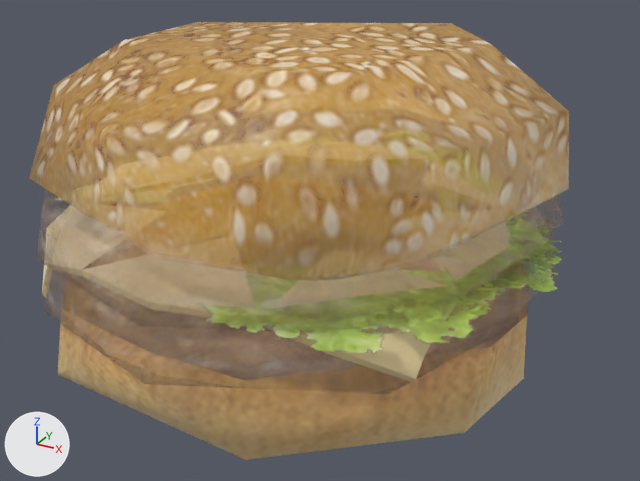
The FBX model Assets/AddedAssets/Burgers/burger_big.fbx: old version first, new version second.
Before and after are seen from a 50 mm lens placed at (0.1168, -0.2009, 0.0961), pointed at (0.0064, -0.0001, -0.0043). Lighting does not change. The marker at lower left points along +X, +Y and +Z. The picture after the commit comes second. Where no turn or scale is listed for an object, it has been applied to the vertices.

Script lines for the objects in view, before the commit:
```python
me_mesh_010 = bpy.data.meshes.new('Mesh.010')
me_mesh_010.from_pydata(...)  # 35 vertices, 55 faces; spans x -0.0651..0.0709, y -0.0645..0.0687, z -0.0209..0.0203
me_mesh_010.materials.append(mat_material_003)
me_mesh_011 = bpy.data.meshes.new('Mesh.011')
me_mesh_011.from_pydata(...)  # 25 vertices, 37 faces; spans x -0.068..0.0675, y -0.0666..0.0674, z -0.0103..0.0113
me_mesh_011.materials.append(mat_fast_food_dood_003)
me_mesh_023 = bpy.data.meshes.new('Mesh.023')
me_mesh_023.from_pydata(...)  # 18 vertices, 14 faces; spans x -3.05..3.05, y -3.05..3.05, z -0.26..0.26
me_mesh_023.materials.append(mat_fast_food_dood_010)
ob_burger_bun_01_lod00 = bpy.data.objects.new('burger_bun_01_LOD00', me_mesh_010)
ob_burger_bun_01_lod00.location = (-0.0002, -0.0001, 0.0343)
ob_burger_bun_04_lod00 = bpy.data.objects.new('burger_bun_04_LOD00', me_mesh_011)
ob_burger_bun_04_lod00.location = (-0.0002, -0.0001, -0.0213)
ob_salad_lod00 = bpy.data.objects.new('salad_LOD00', me_mesh_023)
ob_salad_lod00.location = (-0.0002, -0.0001, 0.0045)
ob_salad_lod00.rotation_euler = (0.0, 0.0, -2.721)  # degrees (0, 0, -156)
ob_salad_lod00.scale = (-0.0254, -0.0254, -0.00124)
# also in view: 'cheese_LOD00' at (-0.0009, -0.0014, -0.0005)
```
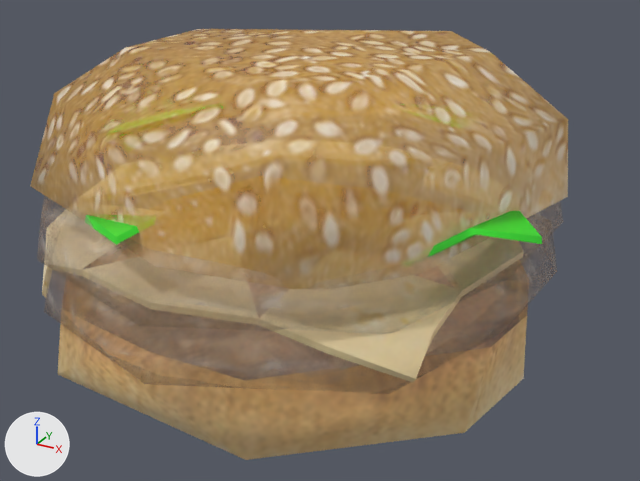
The change, as JSON lines over the scene's bpy script:
```json
{"op": "add", "block": "mat_material_017", "code": ["mat_material_017 = principled_material('Material.017')", "mat_material_017.base_color = (0.0403, 0.8, 0.0267)  # green #39e72d"]}
{"op": "add", "block": "me_mesh_060", "code": ["me_mesh_060 = bpy.data.meshes.new('Mesh.060')", "me_mesh_060.from_pydata(...)  # 34 vertices, 33 faces; spans x -0.0709..0.0722, y -0.0672..0.0771, z -0.0068..0.009", "me_mesh_060.materials.append(mat_material_017)  # green #39e72d"]}
{"op": "set", "path": "ob_burger_bun_01_lod00.location", "old": "(-0.0002, -0.0001, 0.0343)", "new": "(-0.0002, -0.0001, 0.0322)"}
{"op": "remove", "block": "ob_salad_lod00", "code": ["ob_salad_lod00 = bpy.data.objects.new('salad_LOD00', me_mesh_023)", "ob_salad_lod00.location = (-0.0002, -0.0001, 0.0045)", "ob_salad_lod00.rotation_euler = (0.0, 0.0, -2.721)  # degrees (0, 0, -156)", "ob_salad_lod00.scale = (-0.0254, -0.0254, -0.00124)"]}
{"op": "add", "block": "ob_cheese_lod00_001", "code": ["ob_cheese_lod00_001 = bpy.data.objects.new('cheese_LOD00.001', me_mesh_060)", "ob_cheese_lod00_001.location = (-0.0009, -0.0014, 0.013)"]}
```

Boxes (x1, y1, x2, y2) around the edits, measured in the pictures (640 x 481 px):
```json
{"object": "burger_bun_01_LOD00", "change": "moved", "before": [29, 22, 569, 280], "after": [30, 29, 568, 289]}
{"object": "salad_LOD00", "change": "deleted", "before": [55, 134, 562, 353]}
{"object": "cheese_LOD00.001", "change": "added", "after": [85, 103, 542, 258]}
```
